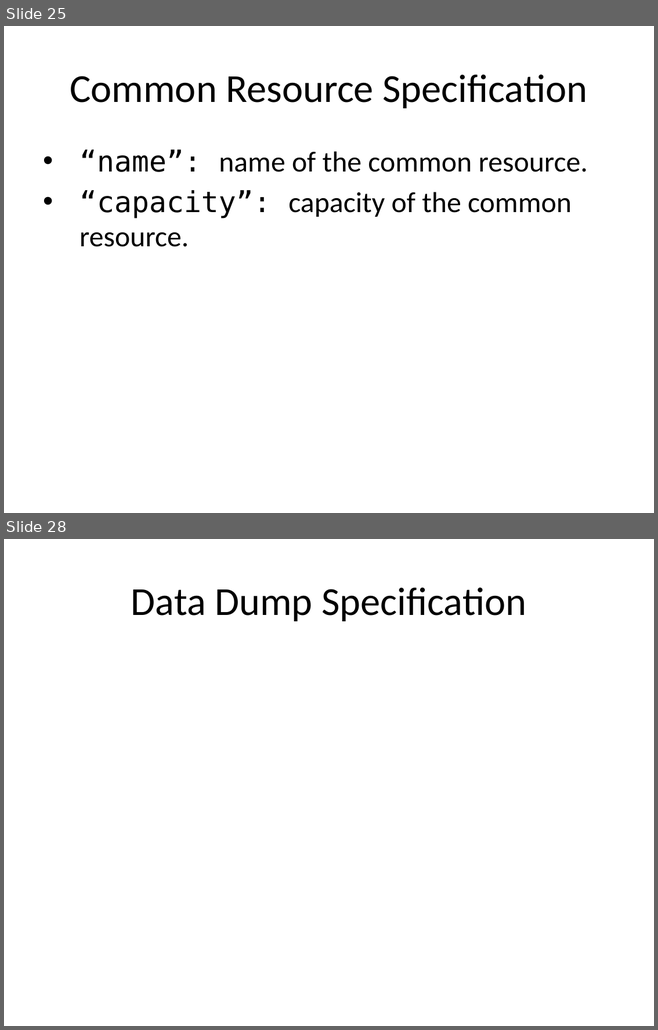
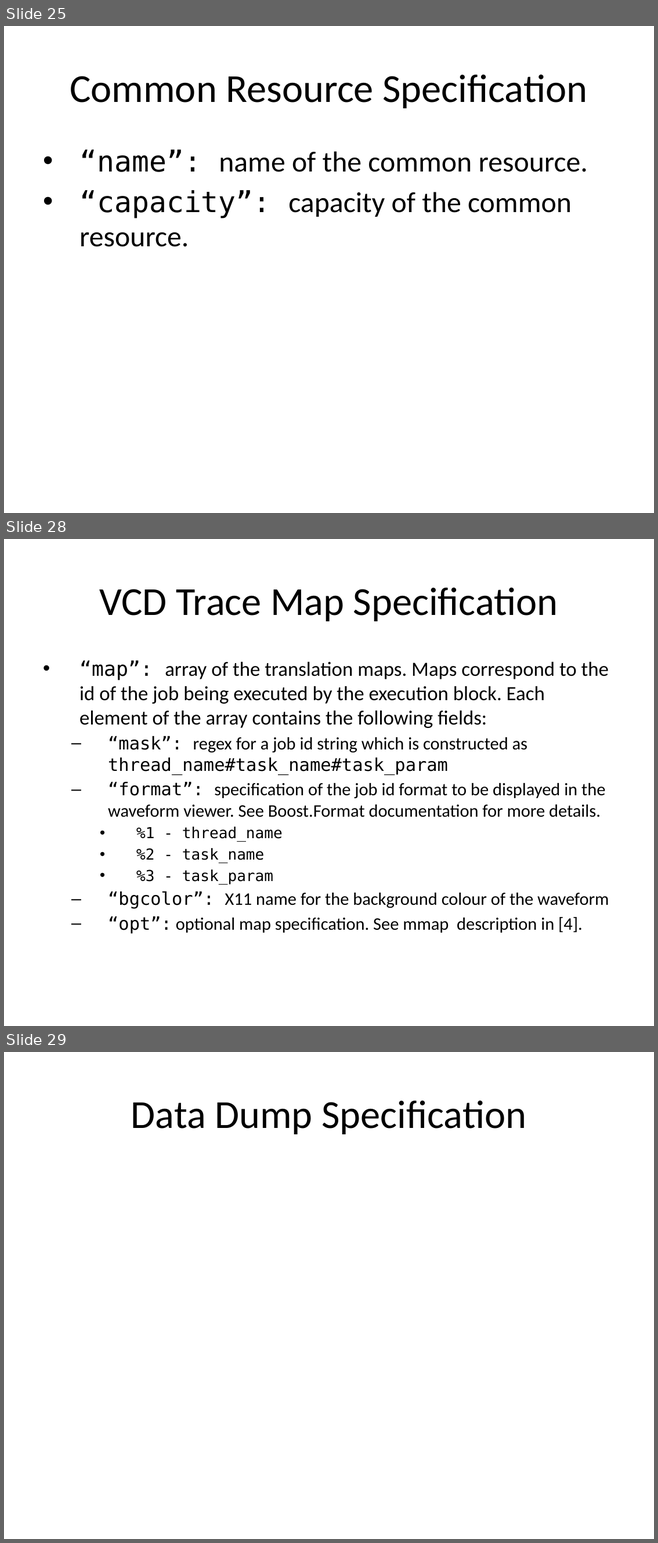
Before and after one commit to timurkelin/simschd, a slide deck: doc/simschd.pptx. Shown one above the other, each under a label of ours: slides 25 and 28 before the commit, slides 25, 28 and 29 after it; the slides between them are not shown. The pictures are 658x1030 and 658x1543 pixels, drawn with LibreOffice and Linux fonts; fonts in the diff are those of the drawing; background and template pictures are left out. Boxes give left, top, right and bottom in pixels: in the first picture for what was removed or moved away, otherwise in the second. Text is boxed around its words. In the diff, an @@ line names an element or a change of style, - is before the commit and + after.

```diff
--- a/doc/simschd.pptx
+++ b/doc/simschd.pptx
@@ slide 28 added at [4, 539, 654, 1026], background #FFFFFF @@
@@ title added at [99, 587, 558, 621], 44 pt, text #000000 @@
+VCD Trace Map Specification
@@ text added at [79, 660, 608, 933], 19.6 pt, text #000000 @@
+• “map”: array of the translation maps. Maps correspond to the id of the job being executed by the execution block. Each element of the array contains the following fields:
+  – “mask”: regex for a job id string which is constructed as thread_name#task_name#task_param
+  – “format”: specification of the job id format to be displayed in the waveform viewer. See Boost.Format documentation for more details.
+    • %1 - thread_name
+    • %2 - task_name
+    • %3 - task_param
+  – “bgcolor”: X11 name for the background colour of the waveform
+  – “opt”: optional map specification. See mmap description in [4].
@@ what was slide 28 is now slide 29 @@
```
Also in this commit, not shown: 4 slides changed.
